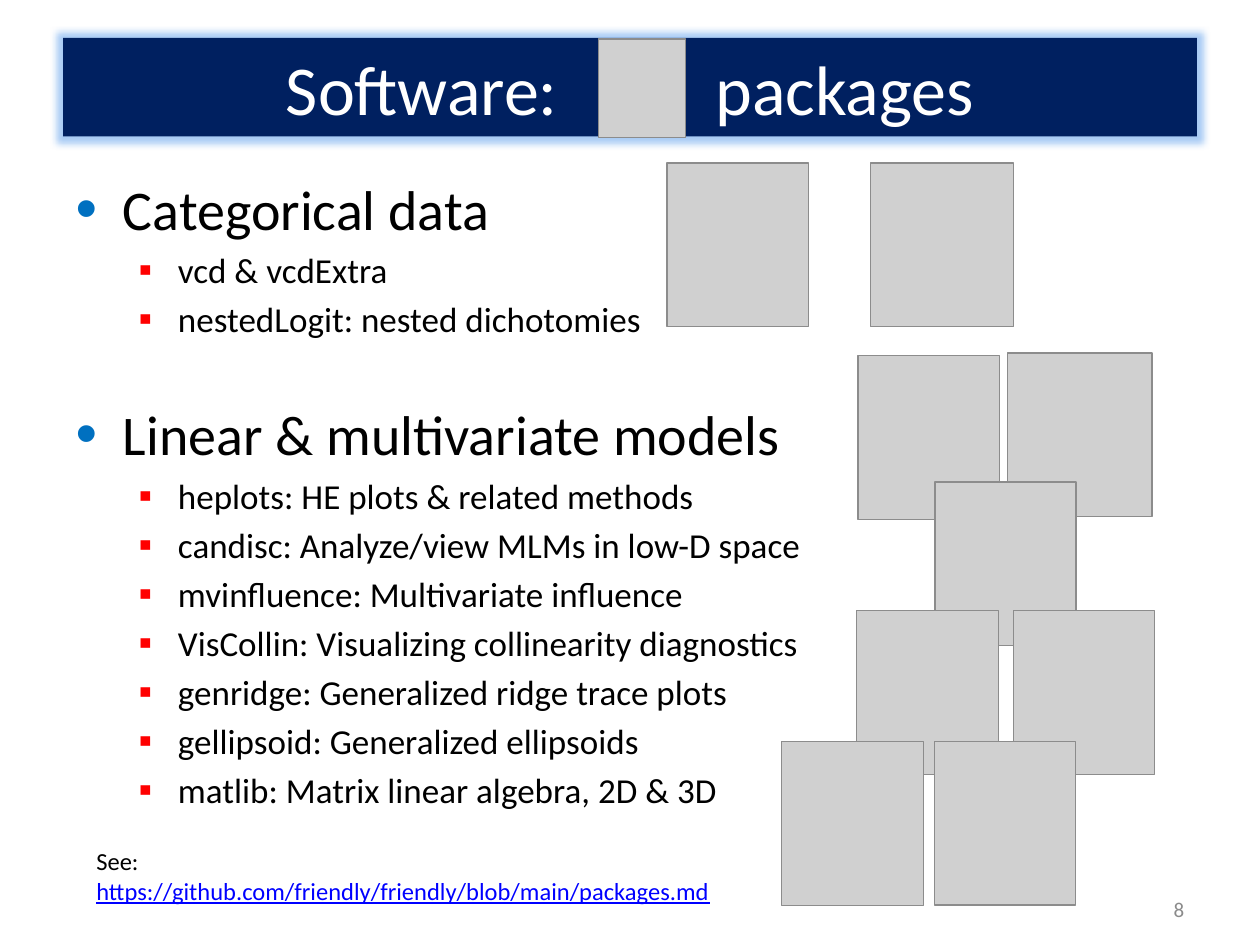
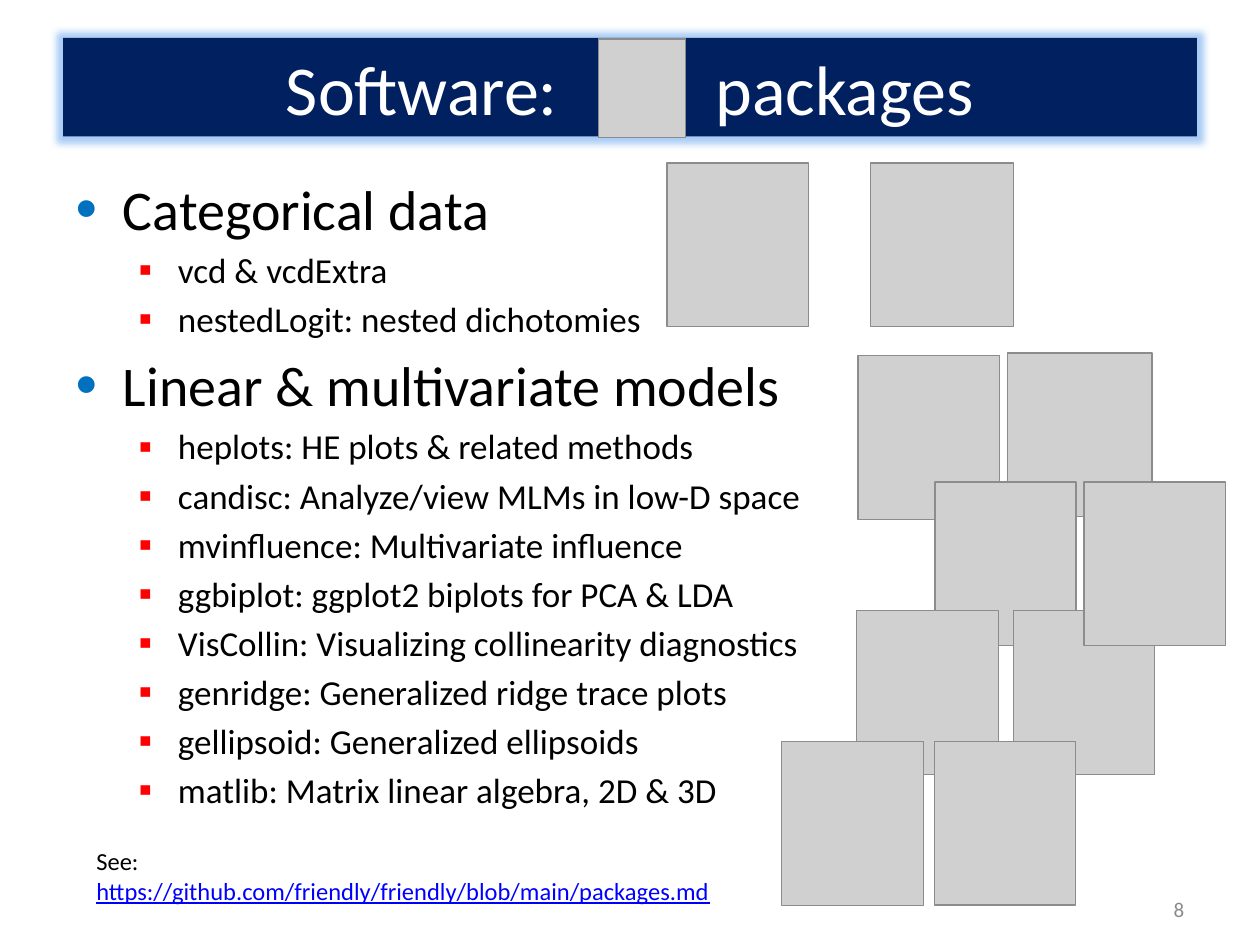
Before and after one commit to friendly/Vis-MLM-book, a slide deck: slide 8 of talks/VisMLM-QM-Forum.pptx. Drawn at 1260x945 pixels with LibreOffice and Linux fonts; fonts in the diff are those of the drawing; grey boxes stand for pictures. Boxes give left, top, right and bottom in pixels: in the first picture for what was removed or moved away, otherwise in the second. Text is boxed around its words. In the diff, an @@ line names an element or a change of style, - is before the commit and + after.

```diff
--- a/talks/VisMLM-QM-Forum.pptx
+++ b/talks/VisMLM-QM-Forum.pptx
@@ picture added at [1084,483,1225,646] @@
@@ text at [178,582,733,613]: paragraph added @@
+  ▪ ggbiplot: ggplot2 biplots for PCA & LDA
```
Also in this commit, not shown: 2 other slides changed, 2 slides added, 8 other files.
